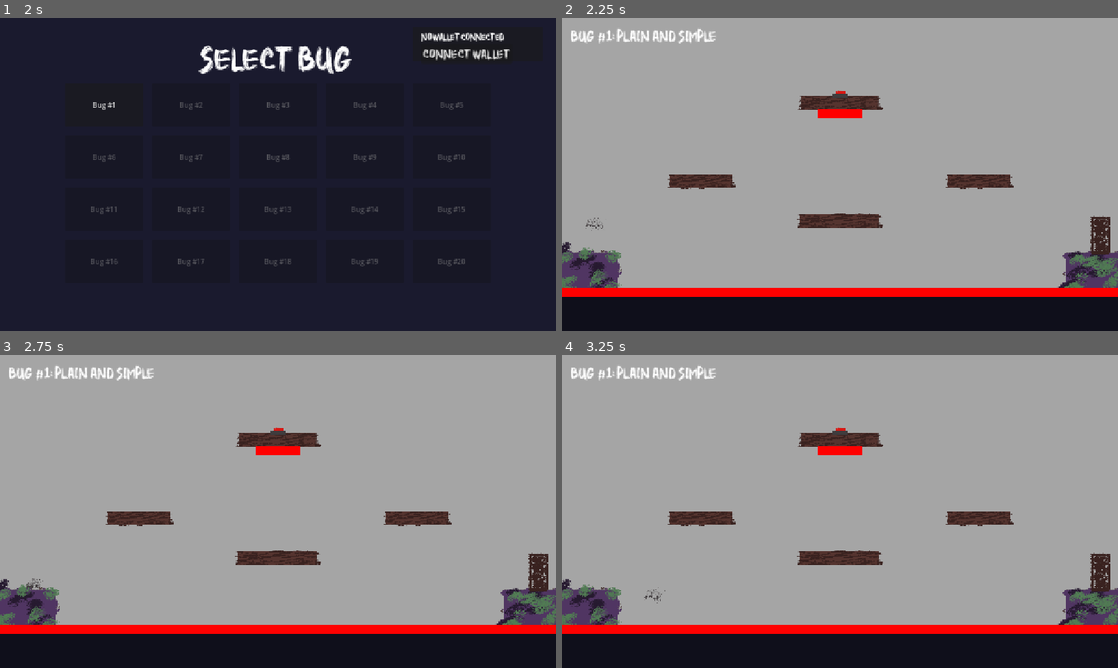
Above: before the commit, frames 1-4 (two rows, left to right).
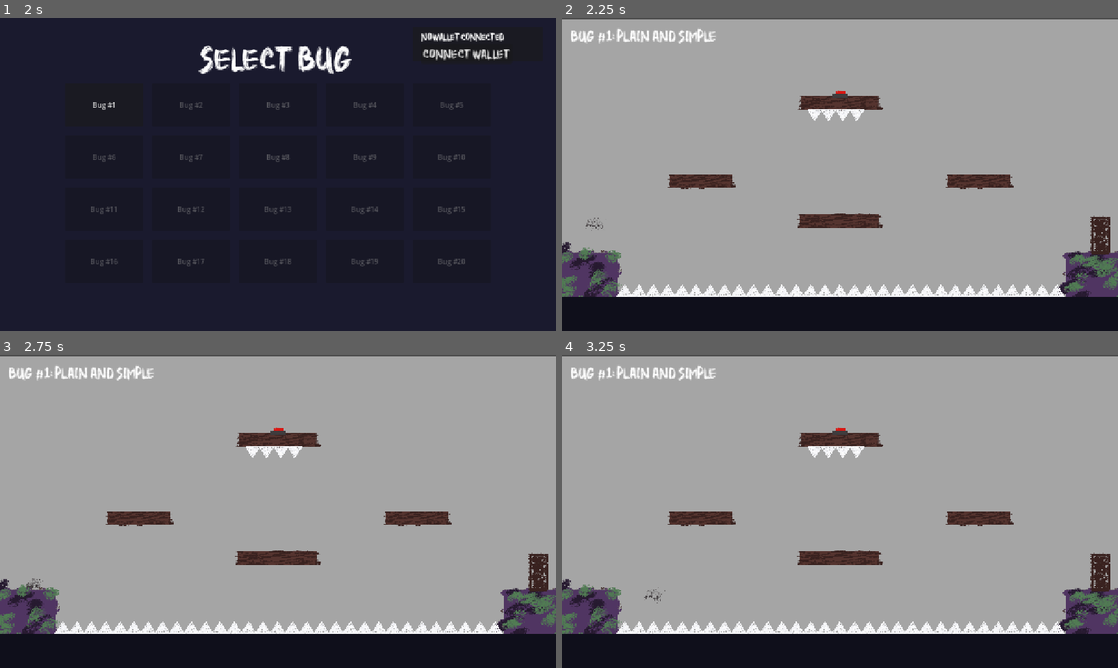
Above: after the commit, the same moments.

Repository: shrooms08/100-BUGS
Game: Godot game, scene res://Scene/main_menu.tscn
Same seed, same stepped clock (60 frames per second), same inputs: the game is played once before the commit and once after it. Sound files missing from this copy of the repository are replaced by a short silence.
Inputs:
- Up to frame 1 (2 s): click "START CAMPAIGN" at 0.5 s; tap Enter (ui_accept) at 1.25, 1.52 s; hold Right (ui_right) from 1.28 s (still down); tap 1 at 1.35 s
- Up to frame 2 (2.25 s): release Right (ui_right) at 2 s; click "Bug #1" at 2 s
- Up to frame 3 (2.75 s): no input
- Up to frame 4 (3.25 s): hold Right (ui_right) from 2.78 s (still down); tap 1 at 2.85 s; tap Enter (ui_accept) at 3.02 s

Frame 1 is identical in both runs. In frame 2, 3.8% of the frame differs, in the area x 0-100%, y 0-90%; in frame 3, 3.8%; in frame 4, 3.8%.

Commit message:
Updated spikes

Diff:
--- a/Scene/main_room.tscn
+++ b/Scene/main_room.tscn
@@ -48,8 +48,9 @@
 metadata/_edit_vertical_guides_ = [1280.0, 640.0, 320.0, 960.0, 22.0]
 
 [node name="ColorRect" type="ColorRect" parent="."]
+offset_top = 3.0
 offset_right = 1280.0
-offset_bottom = 720.0
+offset_bottom = 723.0
 color = Color(0.6480781, 0.64807814, 0.6480781, 1)
 
 [node name="EntrancePlatform" type="StaticBody2D" parent="." groups=["group a", "group b"]]
@@ -222,51 +223,115 @@
 [node name="GroundSpikes" type="Node" parent="."]
 
 [node name="Spikes" parent="GroundSpikes" instance=ExtResource("5_rl3wi")]
-position = Vector2(170, 630)
+position = Vector2(150, 643)
 
 [node name="Spikes2" parent="GroundSpikes" instance=ExtResource("5_rl3wi")]
-position = Vector2(270, 630)
+position = Vector2(183, 643)
 
 [node name="Spikes3" parent="GroundSpikes" instance=ExtResource("5_rl3wi")]
-position = Vector2(369, 630)
+position = Vector2(216, 643)
 
 [node name="Spikes4" parent="GroundSpikes" instance=ExtResource("5_rl3wi")]
-position = Vector2(469, 630)
+position = Vector2(249, 643)
 
 [node name="Spikes5" parent="GroundSpikes" instance=ExtResource("5_rl3wi")]
-position = Vector2(567, 630)
+position = Vector2(282, 643)
 
 [node name="Spikes6" parent="GroundSpikes" instance=ExtResource("5_rl3wi")]
-position = Vector2(666, 630)
+position = Vector2(314, 643)
 
 [node name="Spikes7" parent="GroundSpikes" instance=ExtResource("5_rl3wi")]
-position = Vector2(765, 630)
+position = Vector2(347, 643)
 
 [node name="Spikes8" parent="GroundSpikes" instance=ExtResource("5_rl3wi")]
-position = Vector2(865, 630)
+position = Vector2(380, 643)
 
 [node name="Spikes9" parent="GroundSpikes" instance=ExtResource("5_rl3wi")]
-position = Vector2(965, 630)
+position = Vector2(413, 643)
 
 [node name="Spikes10" parent="GroundSpikes" instance=ExtResource("5_rl3wi")]
-position = Vector2(1064, 630)
+position = Vector2(446, 643)
 
 [node name="Spikes11" parent="GroundSpikes" instance=ExtResource("5_rl3wi")]
-position = Vector2(1162, 630)
+position = Vector2(479, 643)
 
 [node name="Spikes12" parent="GroundSpikes" instance=ExtResource("5_rl3wi")]
-position = Vector2(1254, 630)
+position = Vector2(512, 643)
 
 [node name="Spikes13" parent="GroundSpikes" instance=ExtResource("5_rl3wi")]
-position = Vector2(81, 630)
+position = Vector2(545, 643)
 
 [node name="Spikes14" parent="GroundSpikes" instance=ExtResource("5_rl3wi")]
-position = Vector2(19, 630)
+position = Vector2(578, 643)
+
+[node name="Spikes15" parent="GroundSpikes" instance=ExtResource("5_rl3wi")]
+position = Vector2(611, 643)
+
+[node name="Spikes16" parent="GroundSpikes" instance=ExtResource("5_rl3wi")]
+position = Vector2(645, 643)
+
+[node name="Spikes17" parent="GroundSpikes" instance=ExtResource("5_rl3wi")]
+position = Vector2(679, 643)
+
+[node name="Spikes18" parent="GroundSpikes" instance=ExtResource("5_rl3wi")]
+position = Vector2(712, 643)
+
+[node name="Spikes19" parent="GroundSpikes" instance=ExtResource("5_rl3wi")]
+position = Vector2(746, 643)
+
+[node name="Spikes20" parent="GroundSpikes" instance=ExtResource("5_rl3wi")]
+position = Vector2(779, 643)
+
+[node name="Spikes21" parent="GroundSpikes" instance=ExtResource("5_rl3wi")]
+position = Vector2(812, 643)
+
+[node name="Spikes22" parent="GroundSpikes" instance=ExtResource("5_rl3wi")]
+position = Vector2(845, 643)
+
+[node name="Spikes23" parent="GroundSpikes" instance=ExtResource("5_rl3wi")]
+position = Vector2(878, 643)
+
+[node name="Spikes24" parent="GroundSpikes" instance=ExtResource("5_rl3wi")]
+position = Vector2(911, 643)
+
+[node name="Spikes25" parent="GroundSpikes" instance=ExtResource("5_rl3wi")]
+position = Vector2(944, 643)
+
+[node name="Spikes26" parent="GroundSpikes" instance=ExtResource("5_rl3wi")]
+position = Vector2(977, 643)
+
+[node name="Spikes27" parent="GroundSpikes" instance=ExtResource("5_rl3wi")]
+position = Vector2(1010, 643)
+
+[node name="Spikes28" parent="GroundSpikes" instance=ExtResource("5_rl3wi")]
+position = Vector2(1043, 643)
+
+[node name="Spikes29" parent="GroundSpikes" instance=ExtResource("5_rl3wi")]
+position = Vector2(1077, 643)
+
+[node name="Spikes30" parent="GroundSpikes" instance=ExtResource("5_rl3wi")]
+position = Vector2(1111, 643)
+
+[node name="Spikes31" parent="GroundSpikes" instance=ExtResource("5_rl3wi")]
+position = Vector2(1145, 643)
 
 [node name="CeilingSpikes" type="Node" parent="."]
 
 [node name="Spikes" parent="CeilingSpikes" groups=["group b"] instance=ExtResource("5_rl3wi")]
-position = Vector2(640, 219)
+position = Vector2(576, 207)
+rotation = 3.1415927
+
+[node name="Spikes2" parent="CeilingSpikes" groups=["group b"] instance=ExtResource("5_rl3wi")]
+position = Vector2(608, 207)
+rotation = 3.1415927
+
+[node name="Spikes3" parent="CeilingSpikes" groups=["group b"] instance=ExtResource("5_rl3wi")]
+position = Vector2(641, 207)
+rotation = 3.1415927
+
+[node name="Spikes4" parent="CeilingSpikes" groups=["group b"] instance=ExtResource("5_rl3wi")]
+position = Vector2(673, 207)
+rotation = 3.1415927
 
 [node name="GameCamera" type="Camera2D" parent="."]
 position = Vector2(638, 358)
--- a/Scene/spikes.tscn
+++ b/Scene/spikes.tscn
@@ -1,19 +1,27 @@
 [gd_scene load_steps=3 format=3 uid="uid://qgkp6r76te3w"]
 
 [ext_resource type="Script" uid="uid://dp2nqp3188a5n" path="res://Scripts/spikes.gd" id="1_g6xcm"]
-
-[sub_resource type="RectangleShape2D" id="RectangleShape2D_rclxw"]
-size = Vector2(100, 20)
+[ext_resource type="Texture2D" uid="uid://diwkxtcdh16vi" path="res://Assets/sike.png" id="2_rclxw"]
 
 [node name="Spikes" type="Area2D"]
 script = ExtResource("1_g6xcm")
 
 [node name="CollisionShape2D" type="CollisionShape2D" parent="."]
-shape = SubResource("RectangleShape2D_rclxw")
+visible = false
 
 [node name="ColorRect" type="ColorRect" parent="."]
+visible = false
 offset_left = -50.0
 offset_top = -10.0
 offset_right = 50.0
 offset_bottom = 10.0
 color = Color(1, 0, 0, 1)
+
+[node name="Sprite2D" type="Sprite2D" parent="."]
+position = Vector2(-8.999999, -15.999999)
+scale = Vector2(0.05, 0.05)
+texture = ExtResource("2_rclxw")
+
+[node name="CollisionPolygon2D" type="CollisionPolygon2D" parent="."]
+position = Vector2(-3, 4)
+polygon = PackedVector2Array(-2, -35, -20, -7, 13, -7)
Binary file added: Assets/sike.png
Not shown, added: Assets/sike.png.import
